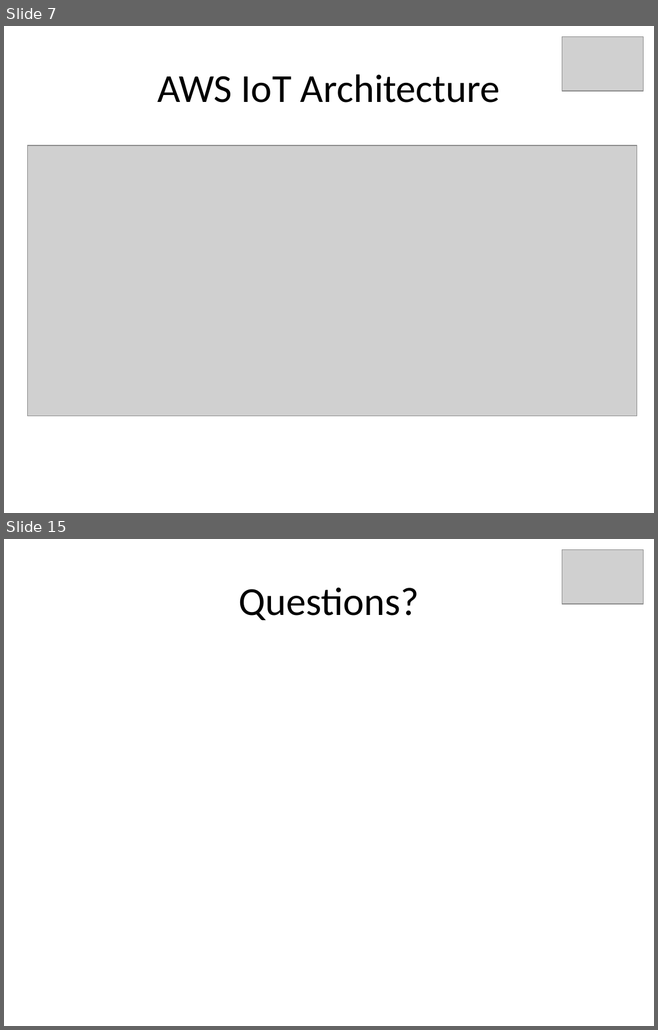
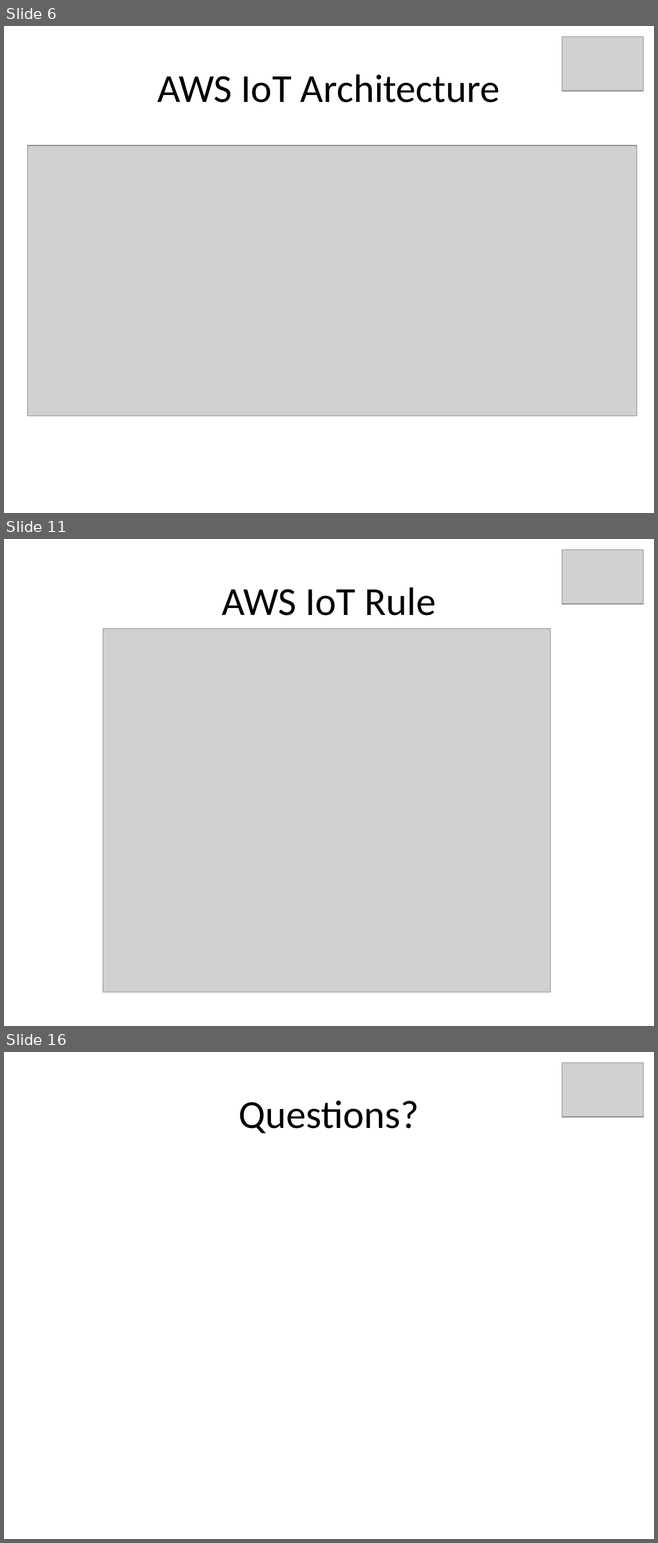
Before and after one commit to kskalvar/AWS-IoT-AndroidStudio, a slide deck: .assets/IoT-QuickStart-with-AWS.pptx. Shown one above the other, each under a label of ours: slides 7 and 15 before the commit, slides 6, 11 and 16 after it; the slides between them are not shown. The pictures are 658x1030 and 658x1543 pixels, drawn with LibreOffice and Linux fonts; fonts in the diff are those of the drawing; grey boxes stand for pictures. Boxes give left, top, right and bottom in pixels: in the first picture for what was removed or moved away, otherwise in the second. Text is boxed around its words. In the diff, an @@ line names an element or a change of style, - is before the commit and + after.

```diff
--- a/.assets/IoT-QuickStart-with-AWS.pptx
+++ b/.assets/IoT-QuickStart-with-AWS.pptx
@@ slide 11 added at (4,539,654,1026), background #FFFFFF @@
@@ picture added at (561,550,643,604) @@
@@ title added at (221,587,436,616), 44 pt, text #000000 @@
+AWS IoT Rule
@@ picture added at (103,629,550,993) @@
@@ what was slide 7 is now slide 6 @@
@@ what was slide 15 is now slide 16 @@
```
Also in this commit, not shown: 11 slides changed, 1 other slide added, 1 slide removed, 1 other file.
